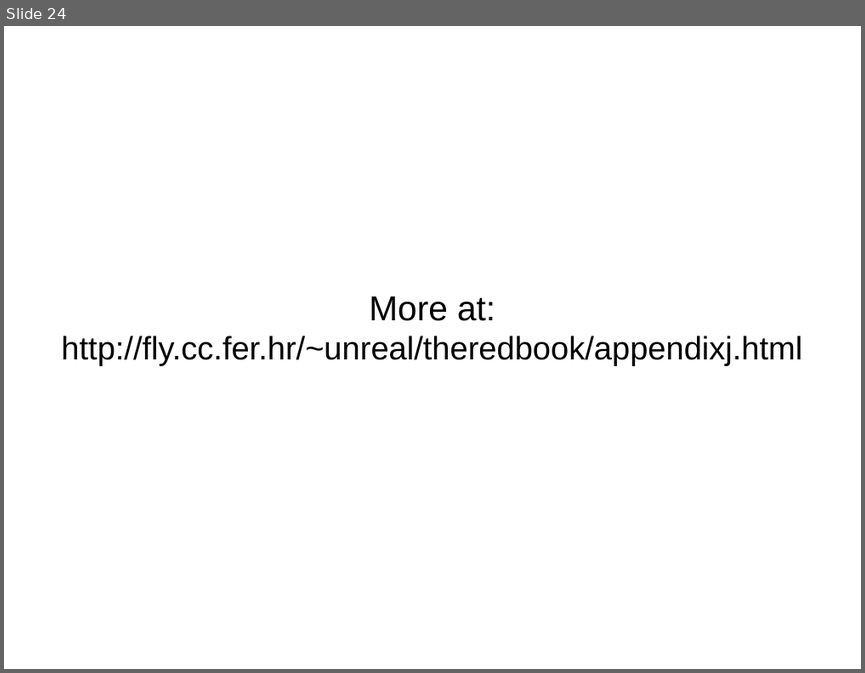
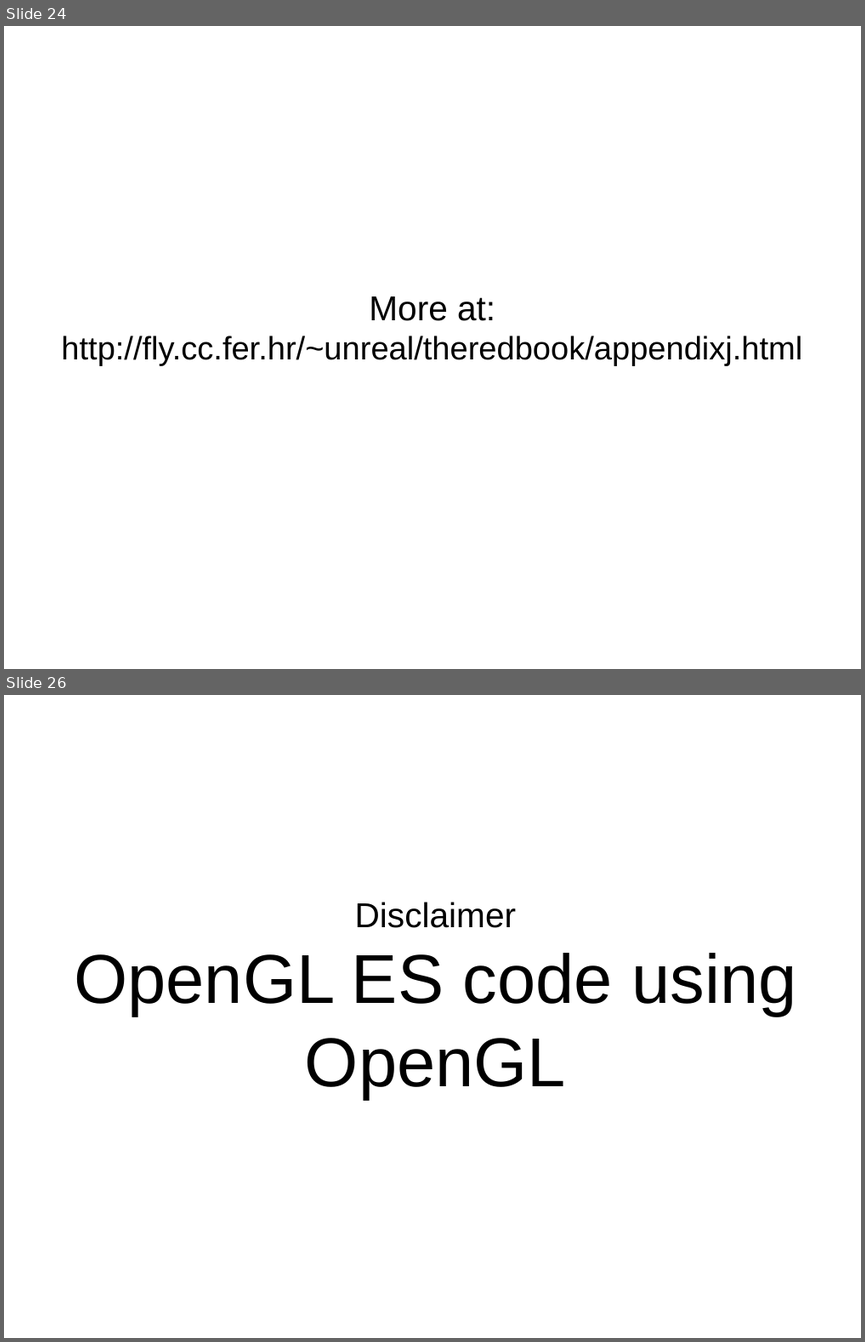
Before and after one commit to plumenator/code, a slide deck: opengl/tutorial/OpenGL Tutorial.odp. Shown one above the other, each under a label of ours: slide 24 before the commit, slides 24 and 26 after it; the slides between them are not shown. The pictures are 865x673 and 865x1342 pixels, drawn with LibreOffice and Linux fonts; fonts in the diff are those of the drawing. Boxes give left, top, right and bottom in pixels: in the first picture for what was removed or moved away, otherwise in the second. Text is boxed around its words. In the diff, an @@ line names an element or a change of style, - is before the commit and + after.

```diff
--- a/opengl/tutorial/OpenGL Tutorial.odp
+++ b/opengl/tutorial/OpenGL Tutorial.odp
@@ slide 26 added at [4,695,861,1338], background #FFFFFF @@
@@ subtitle added at [74,902,796,1098], 64 pt, text #000000 @@
+Disclaimer
+OpenGL ES code using OpenGL
```
Also in this commit, not shown: 18 other slides added, 1 slide removed.
